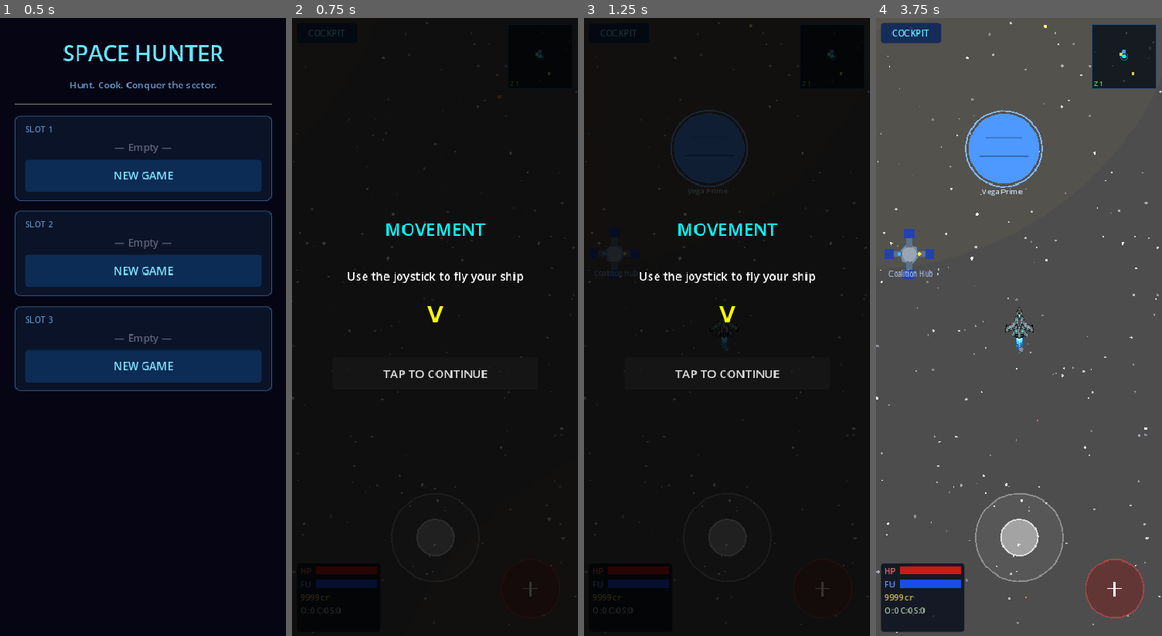
Above: before the commit, frames 1-4 (left to right).
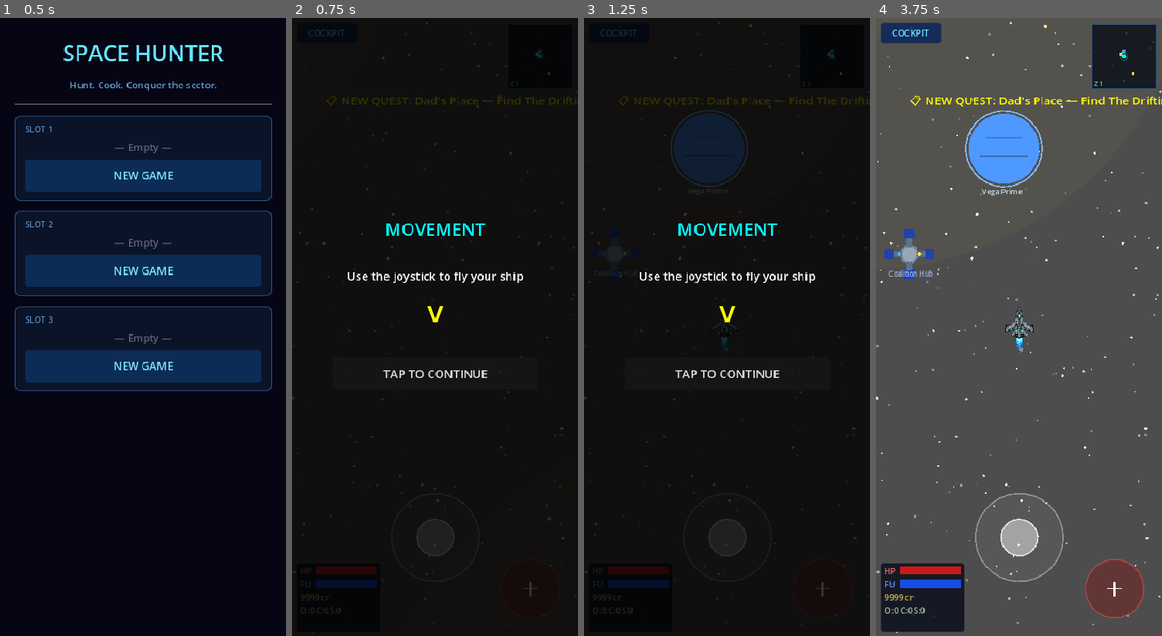
Above: after the commit, the same moments.

Repository: ichizh8/space-game-rt
Game: Godot game, scene res://scenes/main_menu.tscn
Same seed, same stepped clock (60 frames per second), same inputs: the game is played once before the commit and once after it.
Inputs:
- Up to frame 1 (0.5 s): no input
- Up to frame 2 (0.75 s): click "NEW GAME" at 0.5 s
- Up to frame 3 (1.25 s): no input
- Up to frame 4 (3.75 s): click "TAP TO CONTINUE" at 1.25 s; click "TAP TO CONTINUE" at 2 s; click "COCKPIT" at 2.75 s; click "GOT IT" at 3.5 s

Frame 1 is identical in both runs. In frame 2, 0.3% of the frame differs, in the area x 12-100%, y 12-15%; in frame 3, 0.2%; in frame 4, 0.5%, in the area x 11-100%, y 12-15%.

Commit message:
v32: show quest notification on start, auto-track + reveal Drifting Spoon on map

Diff:
--- a/scripts/sector_loader.gd
+++ b/scripts/sector_loader.gd
@@ -194,6 +194,13 @@
 	# Connect docked signal for station menu
 	if station.has_signal("docked"):
 		station.docked.connect(_on_station_docked)
+	# Always reveal The Drifting Spoon on the map so player can navigate to it
+	if s_id == "drifting_spoon":
+		var sp: Vector2 = Vector2(float(s.get("pos_x", 0.0)), float(s.get("pos_y", 0.0)))
+		GameState.map_discovered_planets["drifting_spoon"] = {
+			"pos_x": sp.x, "pos_y": sp.y,
+			"name": "The Drifting Spoon", "color_h": 0.12
+		}
 	_spawned_objects.append(station)
 
 
--- a/scripts/space_world.gd
+++ b/scripts/space_world.gd
@@ -55,6 +55,15 @@
 		var q = WorldData.get_quest_by_id("quest_inherit_restaurant")
 		if not q.is_empty():
 			GameState.accept_quest(q, "world")
+			GameState.tracked_quest_id = "quest_inherit_restaurant"
+			# Show notification after HUD is ready
+			call_deferred("_notify_inherit_quest")
+
+
+func _notify_inherit_quest() -> void:
+	var hud: Node = get_tree().get_first_node_in_group("hud")
+	if is_instance_valid(hud) and hud.has_method("show_notification"):
+		hud.show_notification("📋 NEW QUEST: Dad's Place — Find The Drifting Spoon", 5.0)
 
 
 func _process(delta: float) -> void:
Not shown, changed: web-export/index.html
Not shown, changed: web-export/index.pck
